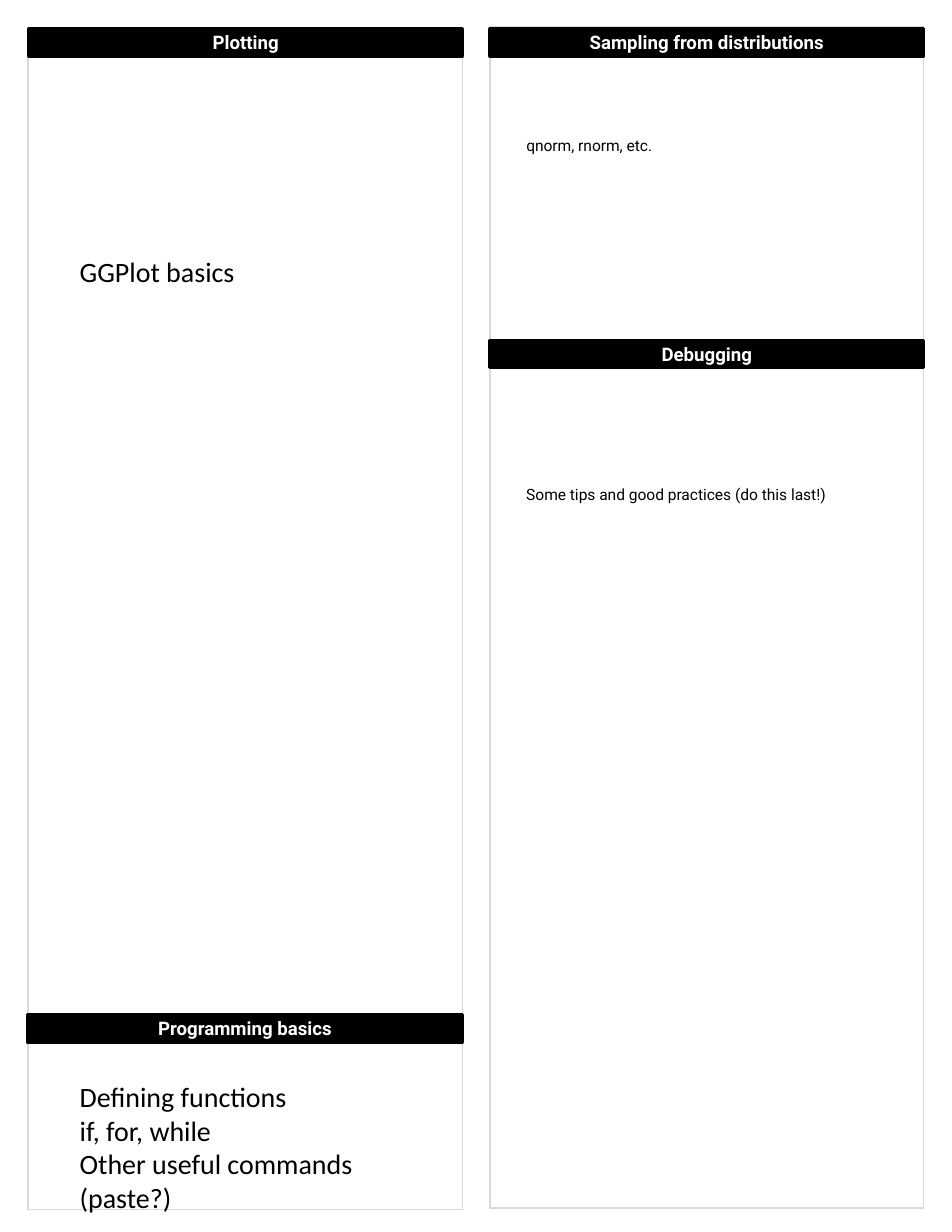
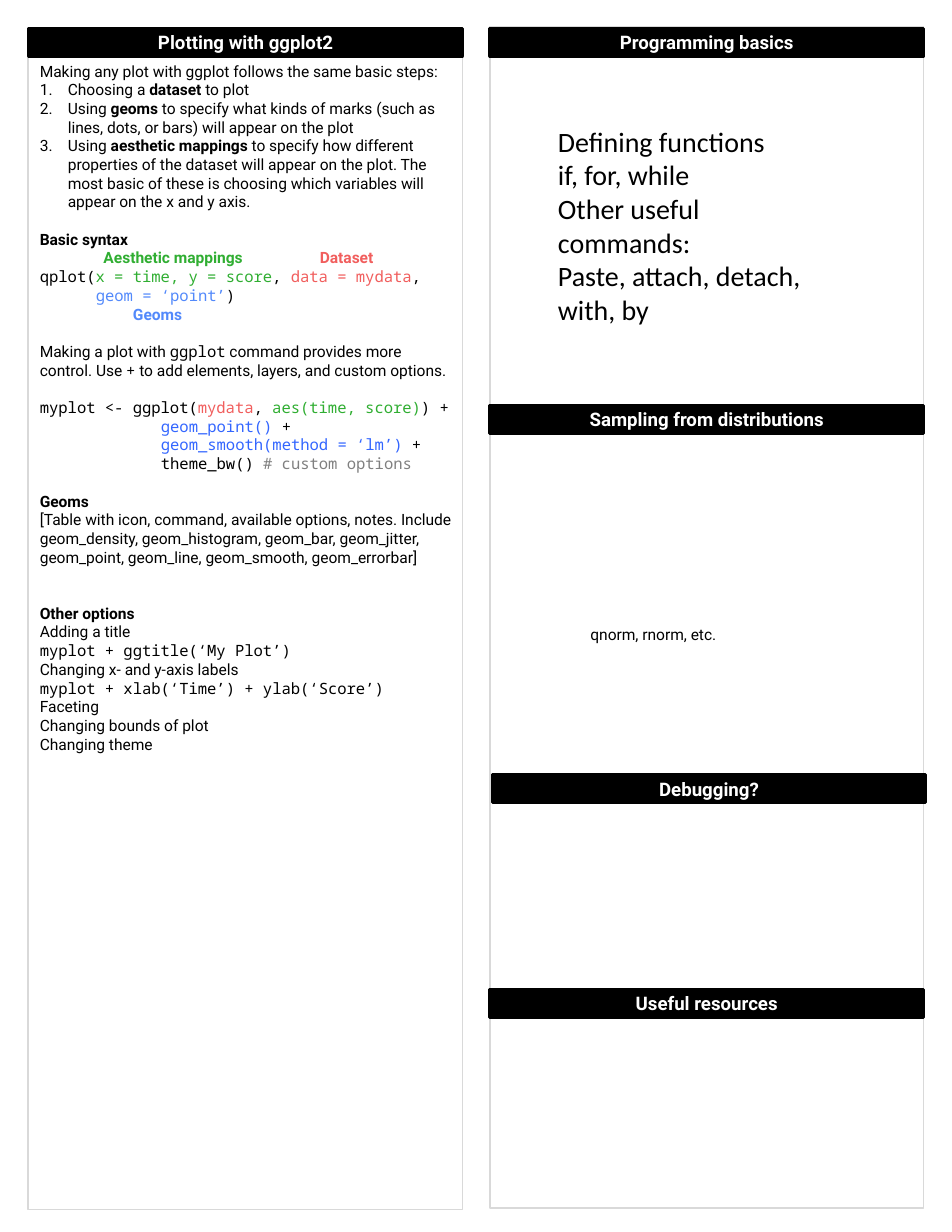
Before and after one commit to dbirman/p252-tutorials, a slide deck: slide 2 of RQuickRef.pptx. Drawn at 952x1232 pixels with LibreOffice and Linux fonts; fonts in the diff are those of the drawing. Boxes give left, top, right and bottom in pixels: in the first picture for what was removed or moved away, otherwise in the second. Text is boxed around its words. In the diff, an @@ line names an element or a change of style, - is before the commit and + after.

Commit message:
changed layout, added outline for ggplot

```diff
--- a/RQuickRef.pptx
+++ b/RQuickRef.pptx
@@ rectangle "Programming basics": place and size @@
-rectangle "Programming basics" at [27,1015,463,1043]
+rectangle "Programming basics" at [489,28,923,56]
@@ text in rectangle at [158,35,333,53]: text changed @@
-Plotting
+Plotting with ggplot2
@@ text added at [40,65,451,754], 10 pt, text #000000 @@
+Making any plot with ggplot follows the same basic steps:
+1. Choosing a dataset to plot
+2. Using geoms to specify what kinds of marks (such as lines, dots, or bars) will appear on the plot
+3. Using aesthetic mappings to specify how different properties of the dataset will appear on the plot. The most basic of these is choosing which variables will appear on the x and y axis.
+Basic syntax
+Aesthetic mappings Dataset
+qplot(x = time, y = score, data = mydata,
+geom = ‘point’)
+Geoms
+Making a plot with ggplot command provides more control. Use + to add elements, layers, and custom options.
+myplot <- ggplot(mydata, aes(time, score)) +
+geom_point() +
+geom_smooth(method = ‘lm’) +
+theme_bw() # custom options
+Geoms
+[Table with icon, command, available options, notes. Include geom_density, geom_histogram, geom_bar, geom_jitter, geom_point, geom_line, geom_smooth, geom_errorbar]
+Other options
+Adding a title
+myplot + ggtitle(‘My Plot’)
+Changing x- and y-axis labels
+myplot + xlab(‘Time’) + ylab(‘Score’)
+Faceting
+Changing bounds of plot
+Changing theme
@@ text "Defining functions": place and size @@
-text "Defining functions" at [80,1087,352,1213]
+text "Defining functions" at [558,132,800,325]
@@ text at [558,199,800,325]: text changed @@
-Other useful commands (paste?)
+Other useful commands:
+Paste, attach, detach, with, by
@@ text removed at [80,262,234,283] @@
-GGPlot basics
@@ rectangle "Sampling from distributions": place and size @@
-rectangle "Sampling from distributions" at [489,28,923,56]
+rectangle "Sampling from distributions" at [489,405,923,433]
@@ text removed at [526,487,826,504] @@
-Some tips and good practices (do this last!)
@@ text "qnorm, rnorm, etc.": place and size @@
-text "qnorm, rnorm, etc." at [526,140,652,154]
+text "qnorm, rnorm, etc." at [590,629,716,643]
@@ rectangle "Debugging?": place and size @@
-rectangle "Debugging?" at [489,340,923,368]
+rectangle "Debugging?" at [492,775,925,803]
@@ text in rectangle at [659,782,759,800]: text changed @@
-Debugging
+Debugging?
@@ rectangle added at [489,990,923,1018], fill #000000, outline #000000 2 pt, 12 pt, text #FFFFFF, bold @@
+Useful resources
```
Also in this commit, not shown: 1 other slide changed.
